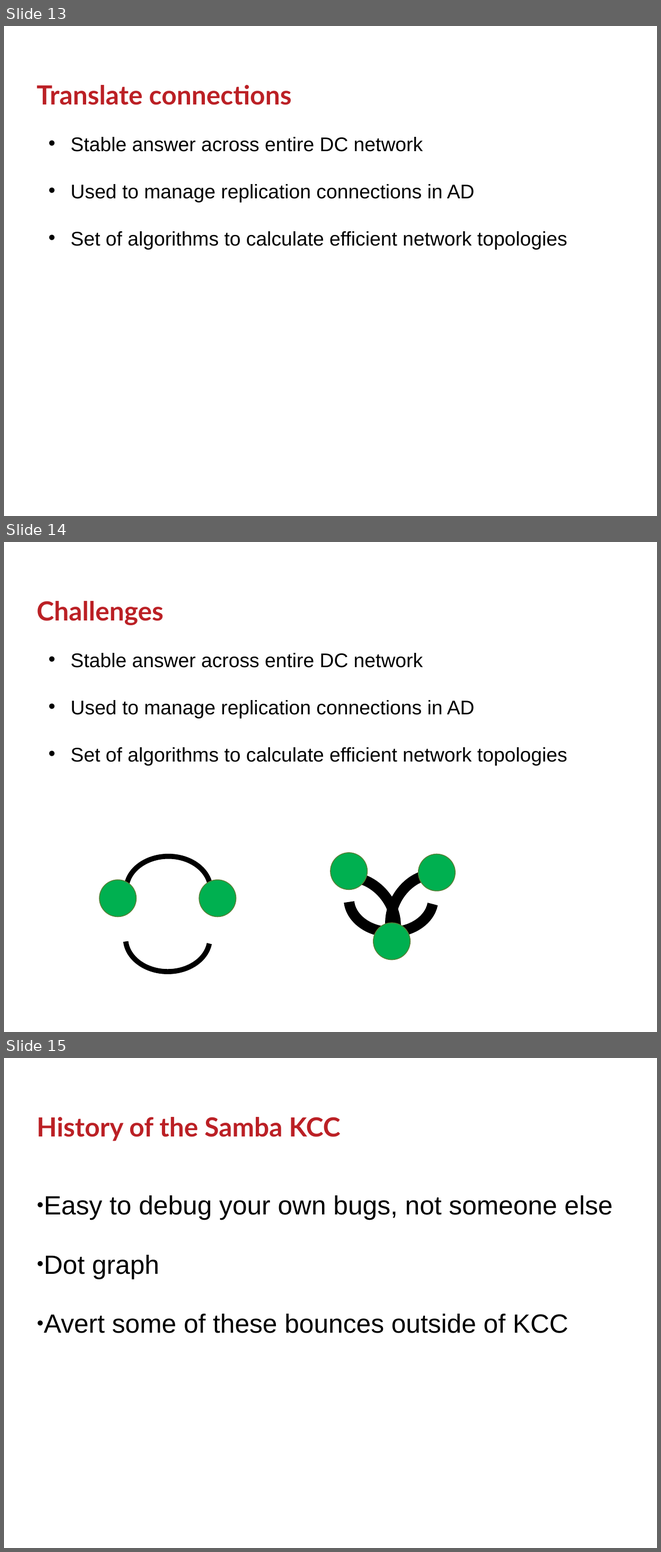
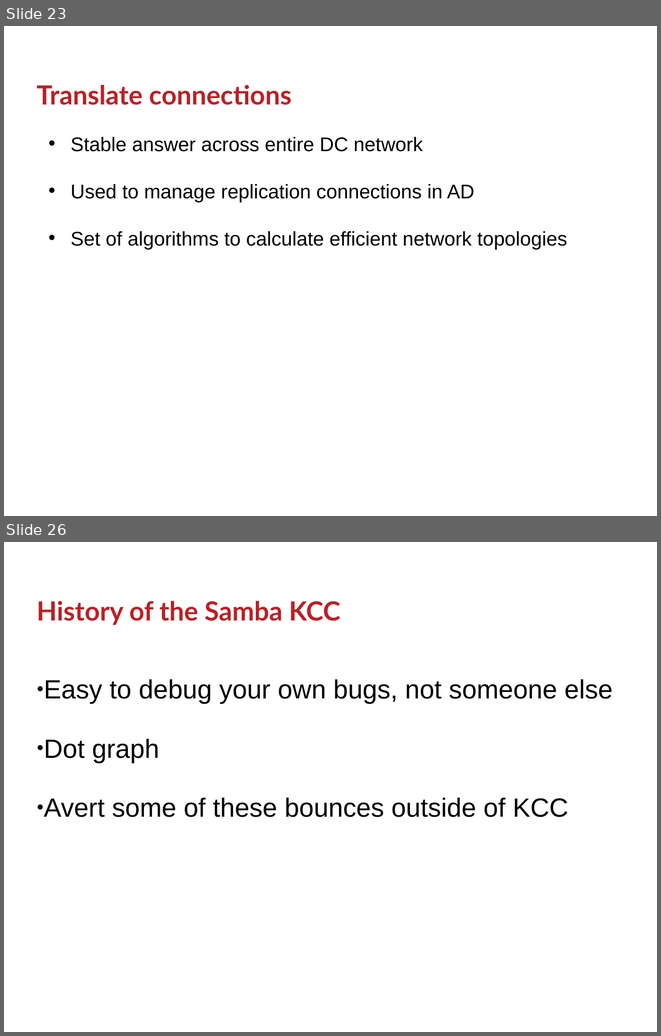
Before and after one commit to GSam/Slides, a slide deck: Samba KCC.pptx. Shown one above the other, each under a label of ours: slides 13, 14 and 15 before the commit, slides 23 and 26 after it; the slides between them are not shown. The pictures are 661x1552 and 661x1036 pixels, drawn with LibreOffice and Linux fonts; fonts in the diff are those of the drawing; background and template pictures are left out. Boxes give left, top, right and bottom in pixels: in the first picture for what was removed or moved away, otherwise in the second. Text is boxed around its words. In the diff, an @@ line names an element or a change of style, - is before the commit and + after.

```diff
--- a/Samba KCC.pptx
+++ b/Samba KCC.pptx
@@ slide 14 removed at <box>4,542,657,1032</box>, background #FFFFFF @@
@@ title removed at <box>37,601,164,625</box> @@
-Challenges
@@ text removed at <box>71,653,567,765</box> @@
-• Stable answer across entire DC network
-• Used to manage replication connections in AD
-• Set of algorithms to calculate efficient network topologies
@@ arc (boxed as its full ellipse) removed at <box>307,863,411,970</box> @@
@@ arc (boxed as its full ellipse) removed at <box>377,862,475,968</box> @@
@@ group removed at <box>99,856,236,972</box>: 2 arc (boxed as its full ellipse)s, 2 ellipses @@
@@ group removed at <box>330,853,456,960</box>: 3 ellipses, 1 arc (boxed as its full ellipse) @@
@@ what was slide 13 is now slide 23 @@
@@ what was slide 15 is now slide 26 @@
```
Also in this commit, not shown: 2 slides changed, 12 slides added.
